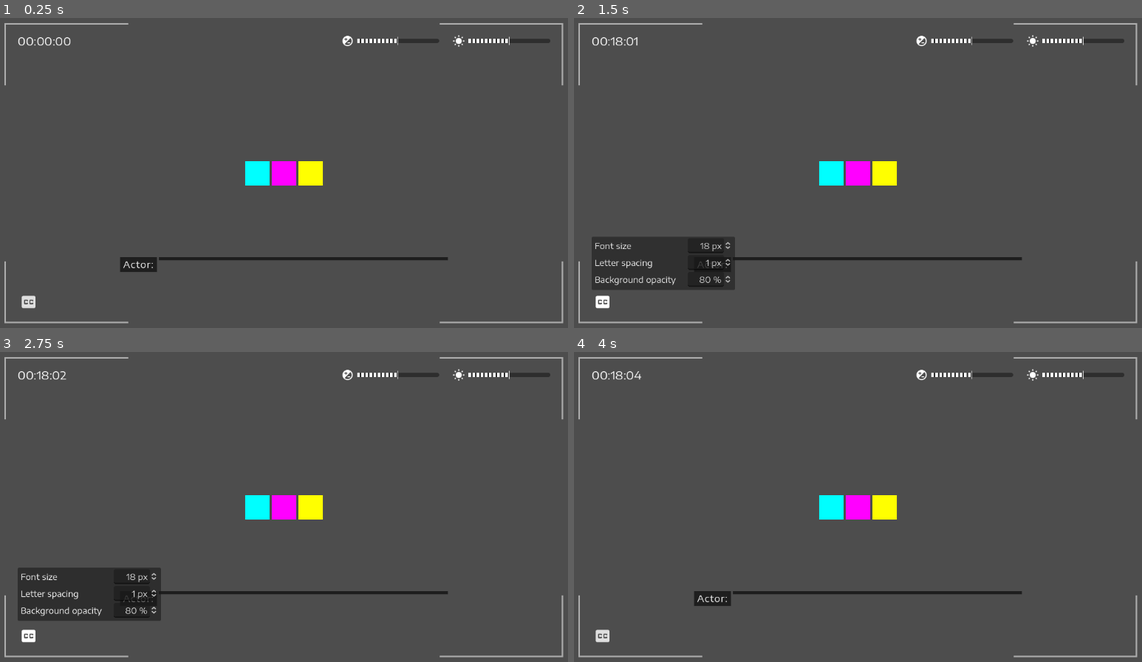
Above: before the commit, frames 1-4 (two rows, left to right).
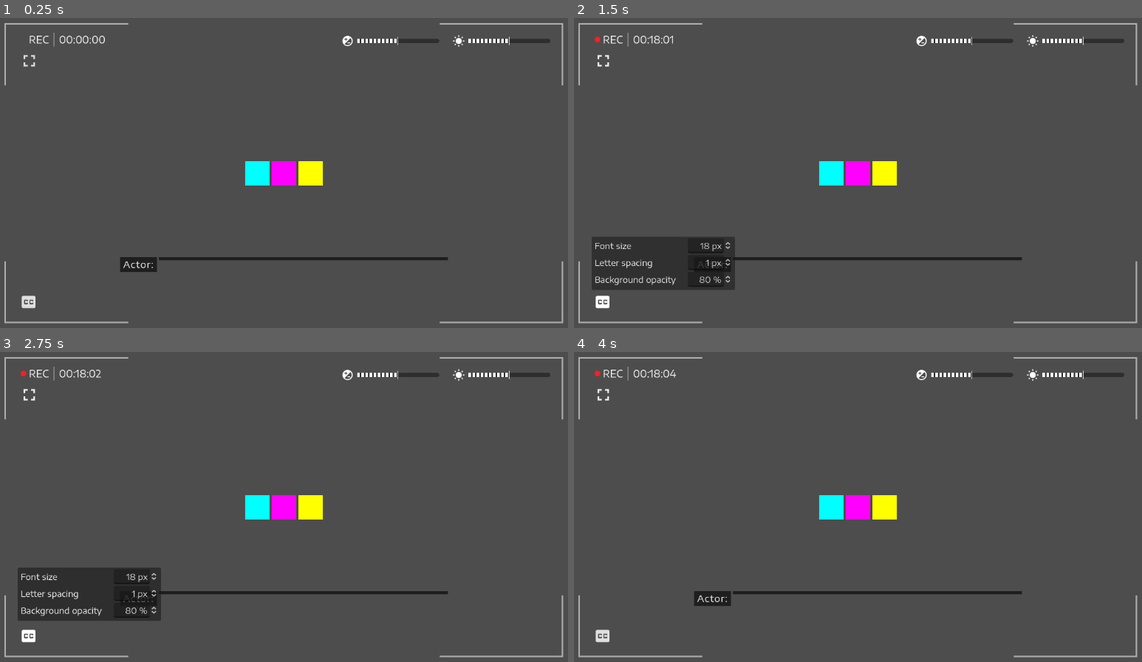
Above: after the commit, the same moments.

Repository: nndda/In-Plain-Sight
Game: Godot game, scene res://Assets/The 1 Scene.tscn
The game is run twice, just before and just after one commit, with the same random seed, the same clock (stepped at 60 frames per second) and the same inputs. The project has no main scene, so this scene is started directly.
Inputs (mouse positions are in pixels of both pictures, inside the frame that each line leads up to; where the layout moved, square brackets give the same spot in the first picture):
- Up to frame 1 (0.25 s): no input
- Up to frame 2 (1.5 s): click (602, 61) [647, 39] at 0.5 s; click "󰅞" at 1.25 s
- Up to frame 3 (2.75 s): click (28, 395) [68, 373] at 2 s
- Up to frame 4 (4 s): click "󰅞" at 2.75 s; click (602, 395) [642, 373] at 3.5 s

The runs differ from the first frame. In frame 1, 0.3% of the frame differs, in the area x 3-19%, y 4-16%; in frame 2, 0.3%; in frame 3, 0.3%; in frame 4, 0.3%.
Error in both runs: Out of bounds get index '0' (on base: 'Array[Dictionary]') (res://Assets/The)

Commit message:
Improve time label decorations

Diff:
--- a/Assets/The 1 Scene.tscn
+++ b/Assets/The 1 Scene.tscn
@@ -69,7 +69,77 @@
 border_color = Color(0.0745098, 0.0745098, 0.0745098, 1)
 
 [sub_resource type="LabelSettings" id="LabelSettings_uaacf"]
-font_size = 22
+font_size = 19
+
+[sub_resource type="Animation" id="Animation_innqu"]
+length = 0.001
+tracks/0/type = "value"
+tracks/0/imported = false
+tracks/0/enabled = true
+tracks/0/path = NodePath(".:modulate")
+tracks/0/interp = 1
+tracks/0/loop_wrap = true
+tracks/0/keys = {
+"times": PackedFloat32Array(0),
+"transitions": PackedFloat32Array(1),
+"update": 0,
+"values": [Color(1, 1, 1, 1)]
+}
+
+[sub_resource type="Animation" id="Animation_dy4kr"]
+resource_name = "idle"
+loop_mode = 1
+tracks/0/type = "value"
+tracks/0/imported = false
+tracks/0/enabled = true
+tracks/0/path = NodePath(".:modulate")
+tracks/0/interp = 1
+tracks/0/loop_wrap = true
+tracks/0/keys = {
+"times": PackedFloat32Array(0.1332, 0.333, 0.999),
+"transitions": PackedFloat32Array(1, 1, 1),
+"update": 1,
+"values": [Color(1, 1, 1, 0), Color(1, 0.12, 0.12, 1), Color(1, 1, 1, 0)]
+}
+
+[sub_resource type="AnimationLibrary" id="AnimationLibrary_6dwn0"]
+_data = {
+"RESET": SubResource("Animation_innqu"),
+"idle": SubResource("Animation_dy4kr")
+}
+
+[sub_resource type="StyleBoxLine" id="StyleBoxLine_tust2"]
+color = Color(1, 1, 1, 0.313726)
+thickness = 2
+vertical = true
+
+[sub_resource type="Animation" id="Animation_xdyc7"]
+resource_name = "RESET"
+length = 0.3
+tracks/0/type = "value"
+tracks/0/imported = false
+tracks/0/enabled = true
+tracks/0/path = NodePath("BottomControl/Margin/HBoxContainer/CloseCaption/Control:position")
+tracks/0/interp = 1
+tracks/0/loop_wrap = true
+tracks/0/keys = {
+"times": PackedFloat32Array(0),
+"transitions": PackedFloat32Array(-2),
+"update": 0,
+"values": [Vector2(0, 24)]
+}
+tracks/1/type = "value"
+tracks/1/imported = false
+tracks/1/enabled = true
+tracks/1/path = NodePath("BottomControl/Margin/HBoxContainer/CloseCaption/Control:modulate")
+tracks/1/interp = 1
+tracks/1/loop_wrap = true
+tracks/1/keys = {
+"times": PackedFloat32Array(0),
+"transitions": PackedFloat32Array(-2),
+"update": 0,
+"values": [Color(1, 1, 1, 0)]
+}
 
 [sub_resource type="Animation" id="Animation_j1v22"]
 resource_name = "enter"
@@ -127,34 +197,6 @@
 "values": [Color(1, 1, 1, 1), Color(1, 1, 1, 0)]
 }
 
-[sub_resource type="Animation" id="Animation_xdyc7"]
-resource_name = "RESET"
-length = 0.3
-tracks/0/type = "value"
-tracks/0/imported = false
-tracks/0/enabled = true
-tracks/0/path = NodePath("BottomControl/Margin/HBoxContainer/CloseCaption/Control:position")
-tracks/0/interp = 1
-tracks/0/loop_wrap = true
-tracks/0/keys = {
-"times": PackedFloat32Array(0),
-"transitions": PackedFloat32Array(-2),
-"update": 0,
-"values": [Vector2(0, 24)]
-}
-tracks/1/type = "value"
-tracks/1/imported = false
-tracks/1/enabled = true
-tracks/1/path = NodePath("BottomControl/Margin/HBoxContainer/CloseCaption/Control:modulate")
-tracks/1/interp = 1
-tracks/1/loop_wrap = true
-tracks/1/keys = {
-"times": PackedFloat32Array(0),
-"transitions": PackedFloat32Array(-2),
-"update": 0,
-"values": [Color(1, 1, 1, 0)]
-}
-
 [sub_resource type="AnimationLibrary" id="AnimationLibrary_b26na"]
 _data = {
 "RESET": SubResource("Animation_xdyc7"),
@@ -171,7 +213,7 @@
 grow_vertical = 2
 theme = SubResource("Theme_yhgmm")
 script = ExtResource("1_816ah")
-time_label = NodePath("TopControl/Margin/HBoxContainer/Left/Time")
+time_label = NodePath("TopControl/Margin/HBoxContainer/Left/VBoxContainer/HBoxContainer/Time")
 slider_brightness = NodePath("TopControl/Margin/HBoxContainer/Brightness/HSlider")
 slider_contrast = NodePath("TopControl/Margin/HBoxContainer/Contrast/HSlider")
 button_cc = NodePath("BottomControl/Margin/HBoxContainer/CloseCaption")
@@ -185,6 +227,13 @@
 actor_label = NodePath("DialogueLabelContainer/HBoxContainer/ActorLabel")
 dialogue_label_container = NodePath("DialogueLabelContainer/HBoxContainer")
 
+[node name="TextureRect" type="TextureRect" parent="."]
+layout_mode = 0
+offset_left = 488.0
+offset_top = 112.0
+offset_right = 688.0
+offset_bottom = 288.0
+
 [node name="TimerElapsedSecond" type="Timer" parent="."]
 
 [node name="CanvasLayer" type="CanvasLayer" parent="."]
@@ -299,22 +348,58 @@
 
 [node name="HBoxContainer" type="HBoxContainer" parent="TopControl/Margin"]
 layout_mode = 2
-alignment = 2
 
 [node name="Left" type="HBoxContainer" parent="TopControl/Margin/HBoxContainer"]
 layout_mode = 2
 size_flags_horizontal = 3
 
-[node name="Time" type="Label" parent="TopControl/Margin/HBoxContainer/Left"]
+[node name="VBoxContainer" type="VBoxContainer" parent="TopControl/Margin/HBoxContainer/Left"]
+layout_mode = 2
+
+[node name="HBoxContainer" type="HBoxContainer" parent="TopControl/Margin/HBoxContainer/Left/VBoxContainer"]
+layout_mode = 2
+
+[node name="HBoxContainer" type="HBoxContainer" parent="TopControl/Margin/HBoxContainer/Left/VBoxContainer/HBoxContainer"]
+layout_mode = 2
+theme_override_constants/separation = -1
+
+[node name="Dot" type="Label" parent="TopControl/Margin/HBoxContainer/Left/VBoxContainer/HBoxContainer/HBoxContainer"]
+layout_mode = 2
+text = "󰑊"
+label_settings = SubResource("LabelSettings_uaacf")
+
+[node name="AnimationPlayer" type="AnimationPlayer" parent="TopControl/Margin/HBoxContainer/Left/VBoxContainer/HBoxContainer/HBoxContainer/Dot"]
+libraries = {
+"": SubResource("AnimationLibrary_6dwn0")
+}
+autoplay = "idle"
+speed_scale = 0.6
+
+[node name="Rec" type="Label" parent="TopControl/Margin/HBoxContainer/Left/VBoxContainer/HBoxContainer/HBoxContainer"]
+layout_mode = 2
+text = "REC"
+label_settings = SubResource("LabelSettings_uaacf")
+
+[node name="VSeparator" type="VSeparator" parent="TopControl/Margin/HBoxContainer/Left/VBoxContainer/HBoxContainer"]
+layout_mode = 2
+theme_override_constants/separation = 12
+theme_override_styles/separator = SubResource("StyleBoxLine_tust2")
+
+[node name="Time" type="Label" parent="TopControl/Margin/HBoxContainer/Left/VBoxContainer/HBoxContainer"]
 layout_mode = 2
 text = "00:00:00"
 label_settings = SubResource("LabelSettings_uaacf")
 
-[node name="Fullscreen" type="Button" parent="TopControl/Margin/HBoxContainer/Left"]
-layout_mode = 2
+[node name="Fullscreen" type="Button" parent="TopControl/Margin/HBoxContainer/Left/VBoxContainer"]
+layout_mode = 2
+size_flags_horizontal = 0
+size_flags_vertical = 4
+theme_override_font_sizes/font_size = 38
+text = "󰊓"
 
 [node name="Contrast" type="HBoxContainer" parent="TopControl/Margin/HBoxContainer"]
 layout_mode = 2
+size_flags_vertical = 0
 
 [node name="Label" type="Label" parent="TopControl/Margin/HBoxContainer/Contrast"]
 layout_mode = 2
@@ -338,6 +423,7 @@
 
 [node name="Brightness" type="HBoxContainer" parent="TopControl/Margin/HBoxContainer"]
 layout_mode = 2
+size_flags_vertical = 0
 
 [node name="Label" type="Label" parent="TopControl/Margin/HBoxContainer/Brightness"]
 layout_mode = 2
Not shown: 1 places in Assets/The 1 Scene.tscn that only renumber resources
